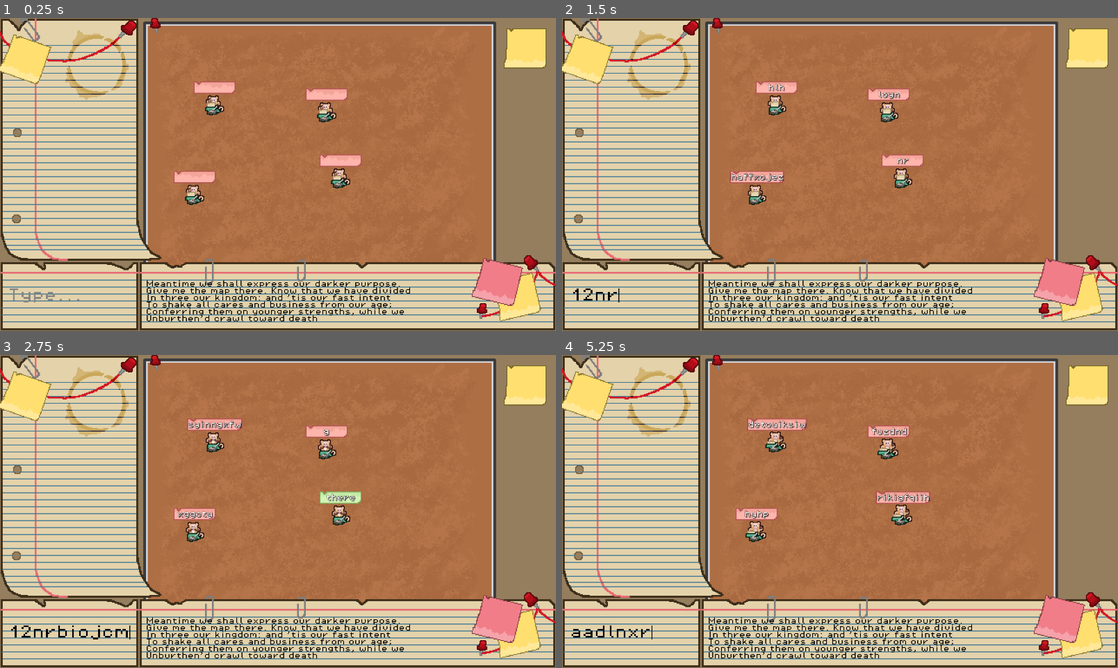
Above: before the commit, frames 1-4 (two rows, left to right).
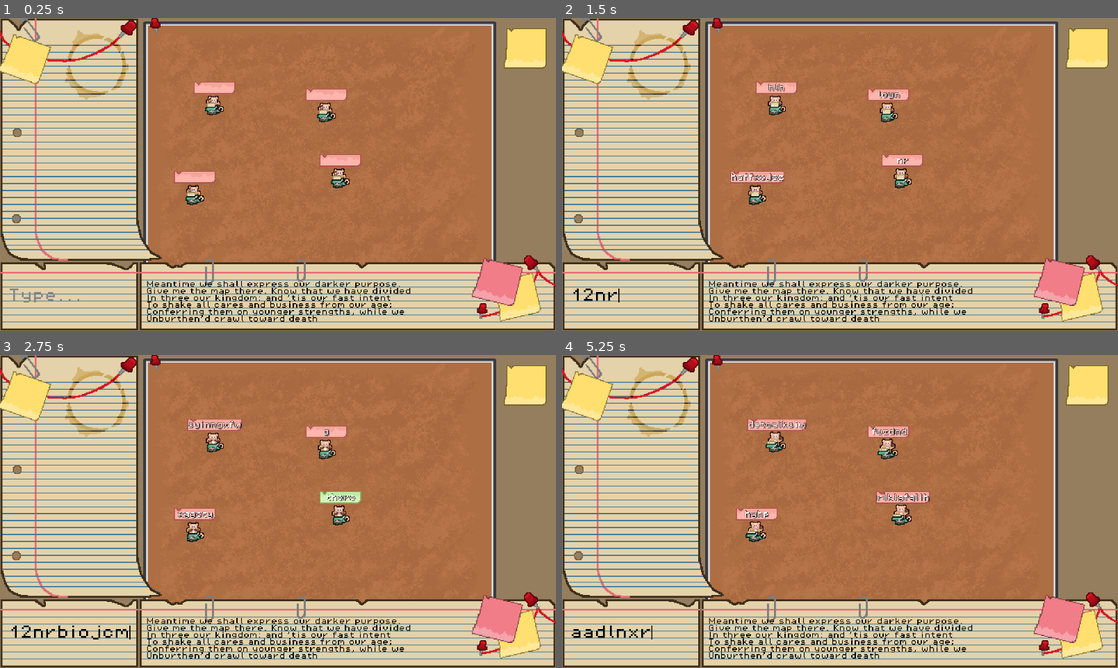
Above: after the commit, the same moments.

Repository: levienk/GMTK-Game-Jam-2024
Game: Godot game, scene res://game.tscn
Same seed, same stepped clock (60 frames per second), same inputs: the game is played once before the commit and once after it.
Inputs (mouse positions are in pixels of both pictures, inside the frame that each line leads up to):
- Up to frame 1 (0.25 s): no input
- Up to frame 2 (1.5 s): click (634, 296) at 0.52 s; type "12" at 0.6 s; type "nr" at 1.25 s
- Up to frame 3 (2.75 s): type "biojcm" at 2 s
- Up to frame 4 (5.25 s): type "there" at 2.75 s; tap Enter (submit) at 3.5 s; move the mouse to (962, 495) at 3.52 s; hold Enter (submit) from 3.53 s (still down); click (962, 495) at 3.67 s; type "aa" at 4.25 s; type "dlnxrrqhu" at 5 s

The runs differ from the first frame. In frame 1, 5.0% of the frame differs, in the area x 0-100%, y 0-100%; in frame 2, 5.2%; in frame 3, 5.3%; in frame 4, 5.3%.

Commit message:
Change resolution to 1080p

Diff:
--- a/project.godot
+++ b/project.godot
@@ -21,11 +21,11 @@
 
 [display]
 
-window/size/viewport_width=1280
-window/size/viewport_height=720
+window/size/viewport_width=1920
+window/size/viewport_height=1080
 window/size/resizable=false
 window/stretch/mode="canvas_items"
-window/stretch/scale=2.0
+window/stretch/scale=3.0
 window/stretch/scale_mode="integer"
 
 [dotnet]
